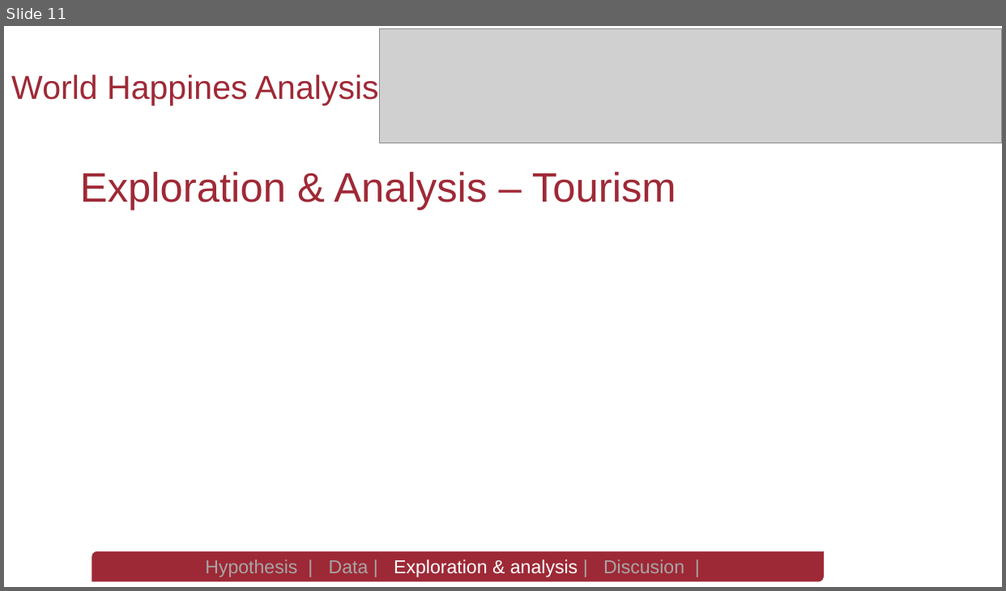
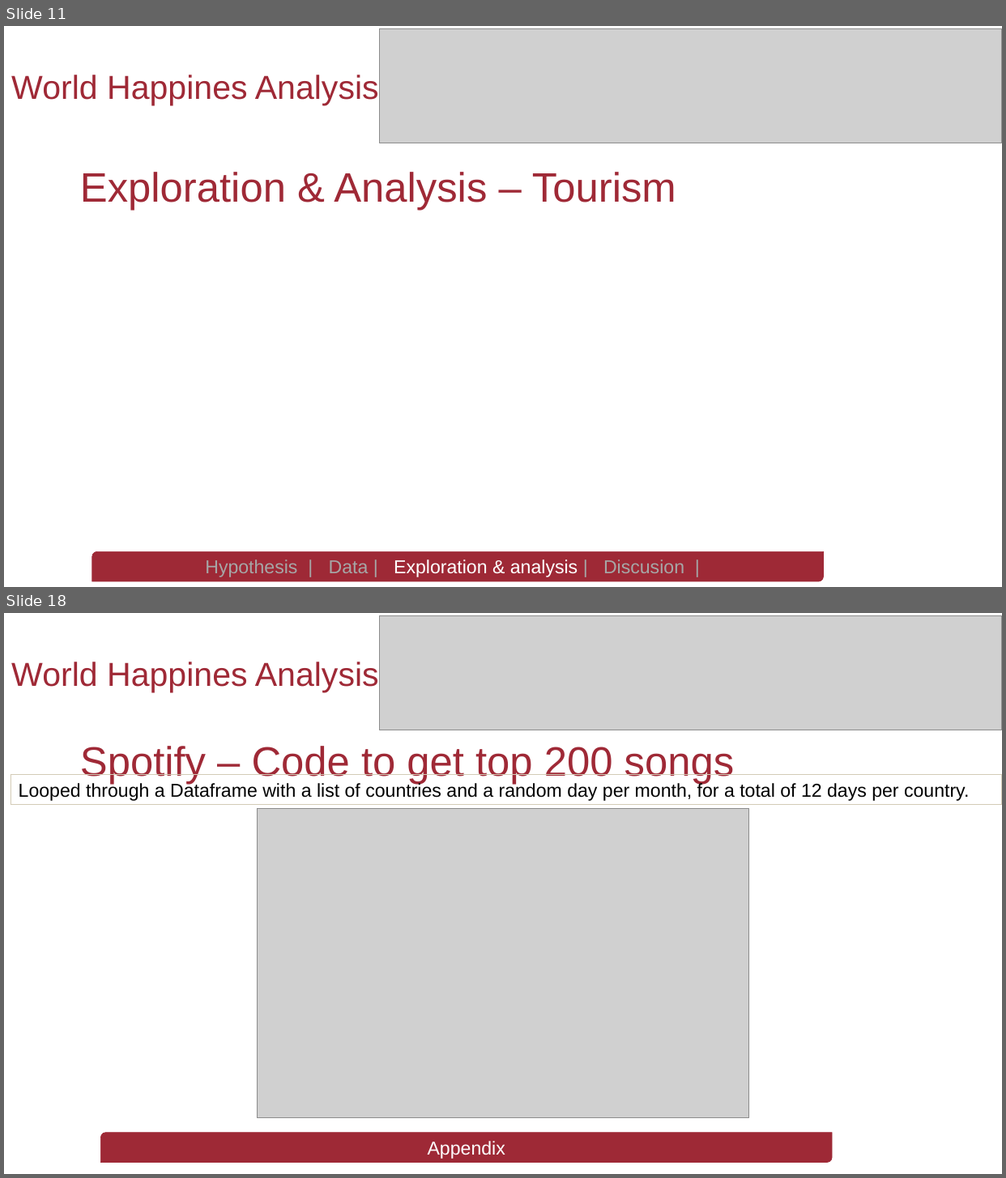
Before and after one commit to spastranas/GroupProject, a slide deck: World Happiness Analysis- Group 4 Final Presentation.pptx. Shown one above the other, each under a label of ours: slide 11 before the commit, slides 11 and 18 after it; the slides between them are not shown. The pictures are 1006x591 and 1006x1178 pixels, drawn with LibreOffice and Linux fonts; fonts in the diff are those of the drawing; grey boxes stand for pictures; background and template pictures are left out. Boxes give left, top, right and bottom in pixels: in the first picture for what was removed or moved away, otherwise in the second. Text is boxed around its words. In the diff, an @@ line names an element or a change of style, - is before the commit and + after.

Commit message:
FInalize PowerPoint outline and add spotify presentation

```diff
--- a/World Happiness Analysis- Group 4 Final Presentation.pptx
+++ b/World Happiness Analysis- Group 4 Final Presentation.pptx
@@ slide 18 added at (4, 613, 1002, 1174), background picture (left out) @@
@@ picture added at (379, 615, 1002, 730) @@
@@ text added at (11, 662, 379, 692), 32 pt, text #9F2936 @@
+World Happines Analysis
@@ title added at (80, 746, 735, 785), 39.6 pt, text #9F2936 @@
+Spotify – Code to get top 200 songs
@@ rectangle added at (10, 775, 1002, 805), outline #D3CBB6 0.75 pt, 18 pt, text #000000 @@
+Looped through a Dataframe with a list of countries and a random day per month, for a total of 12 days per country.
@@ picture added at (257, 809, 750, 1118) @@
@@ round diag rect added at (100, 1133, 832, 1163), fill #9E2936, outline #9F2936 0.5 pt, 18 pt, text #FFFFFF @@
+Appendix
```
Also in this commit, not shown: 4 slides changed, 4 other slides added, 1 slide removed, 3 other files.
